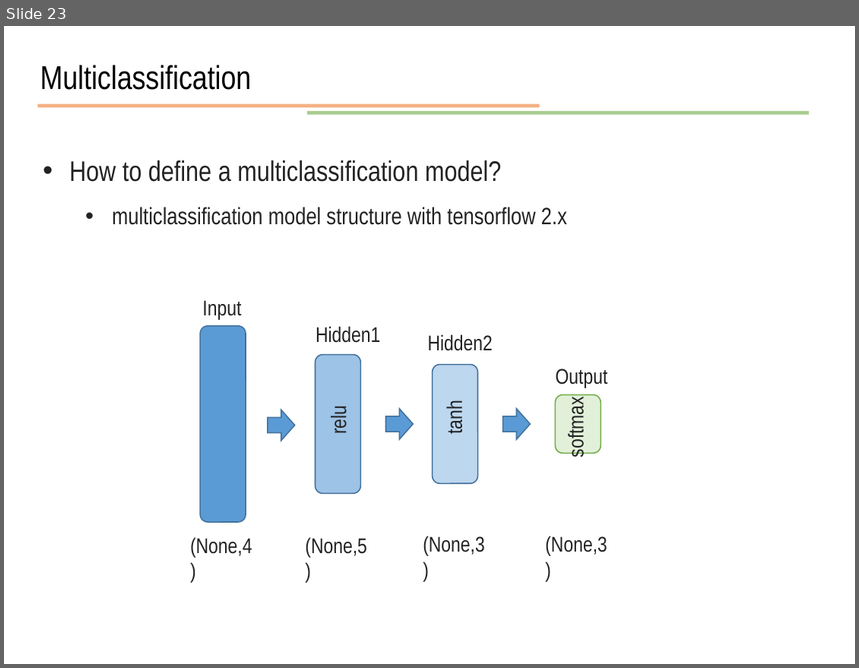
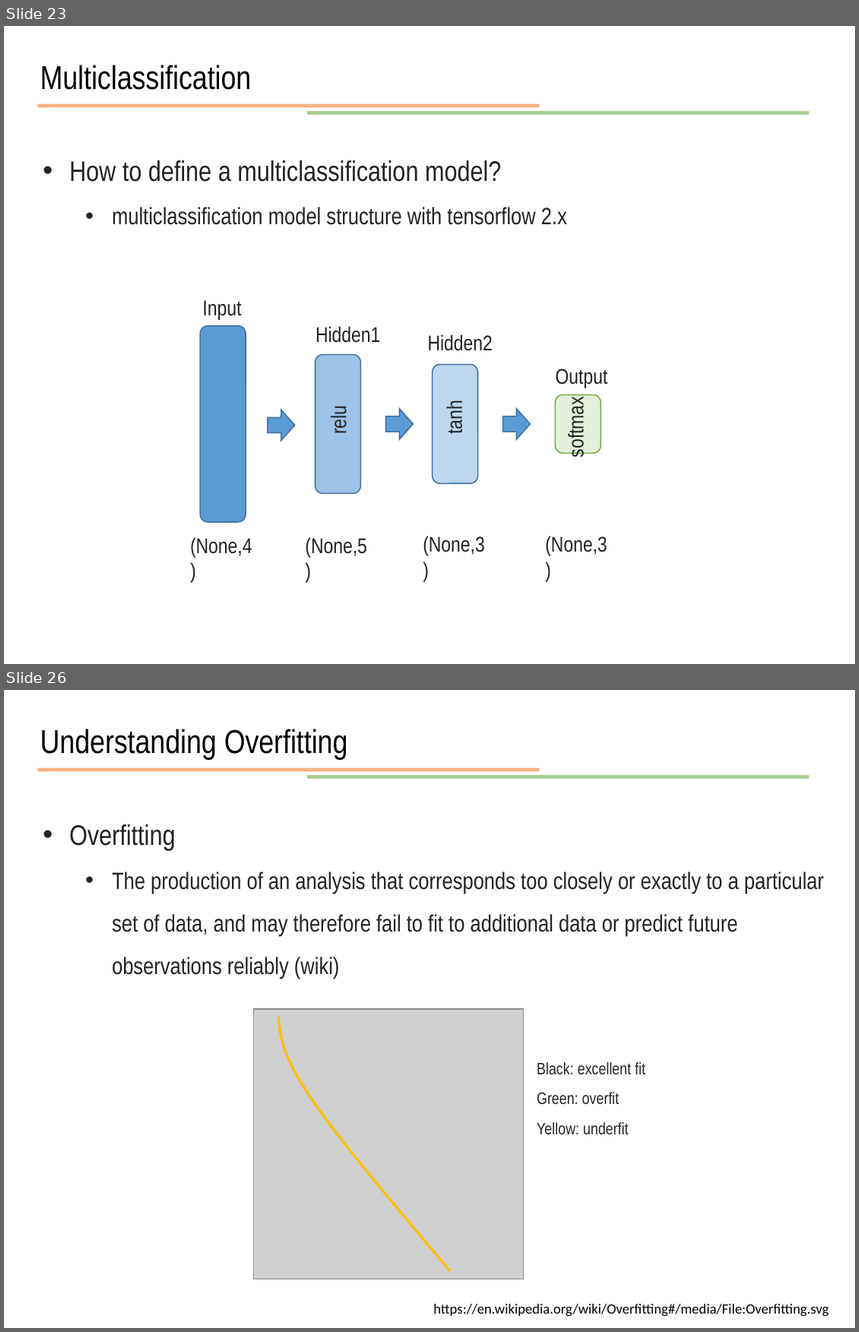
Before and after one commit to JunetaeKim/DeepLearningClass, a slide deck: Week10/week10 Introduction to tensorflow.pptx. Shown one above the other, each under a label of ours: slide 23 before the commit, slides 23 and 26 after it; the slides between them are not shown. The pictures are 859x668 and 859x1332 pixels, drawn with LibreOffice and Linux fonts; fonts in the diff are those of the drawing; grey boxes stand for pictures. Boxes give left, top, right and bottom in pixels: in the first picture for what was removed or moved away, otherwise in the second. Text is boxed around its words. In the diff, an @@ line names an element or a change of style, - is before the commit and + after.

```diff
--- a/Week10/week10 Introduction to tensorflow.pptx
+++ b/Week10/week10 Introduction to tensorflow.pptx
@@ slide 26 added at (4,690,855,1328), background #FFFFFF @@
@@ text added at (40,729,348,760), 28 pt, text #000000 @@
+Understanding Overfitting
@@ line added from (38, 770) to (539, 770), #ED7D31 3 pt @@
@@ line added from (307, 777) to (810, 777), #70AD47 3 pt @@
@@ text added at (69,825,824,978), 20 pt, text #222222 @@
+• Overfitting
+  • The production of an analysis that corresponds too closely or exactly to a particular set of data, and may therefore fail to fit to additional data or predict future observations reliably (wiki)
@@ picture added at (253,1009,523,1279) @@
@@ freeform shape added at (278,1017,450,1271), outline #FFC000 2 pt @@
@@ text added at (537,1062,645,1135), 14 pt, text #222222 @@
+Black: excellent fit
+Green: overfit
+Yellow: underfit
@@ text added at (433,1304,829,1317), 12 pt, text #000000 @@
+https://en.wikipedia.org/wiki/Overfitting#/media/File:Overfitting.svg
```
Also in this commit, not shown: 1 slide changed, 5 other slides added, 1 other file.
